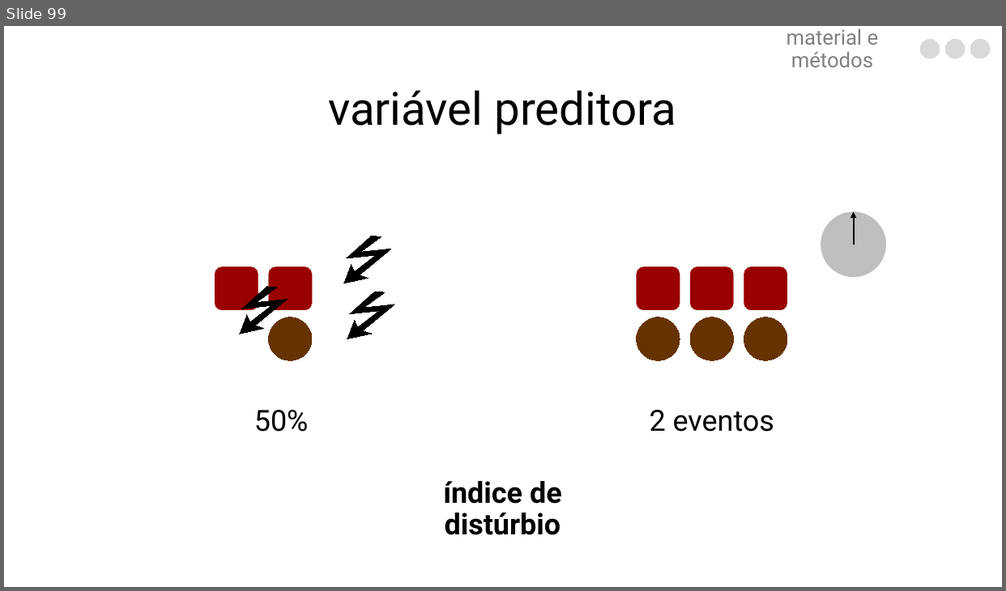
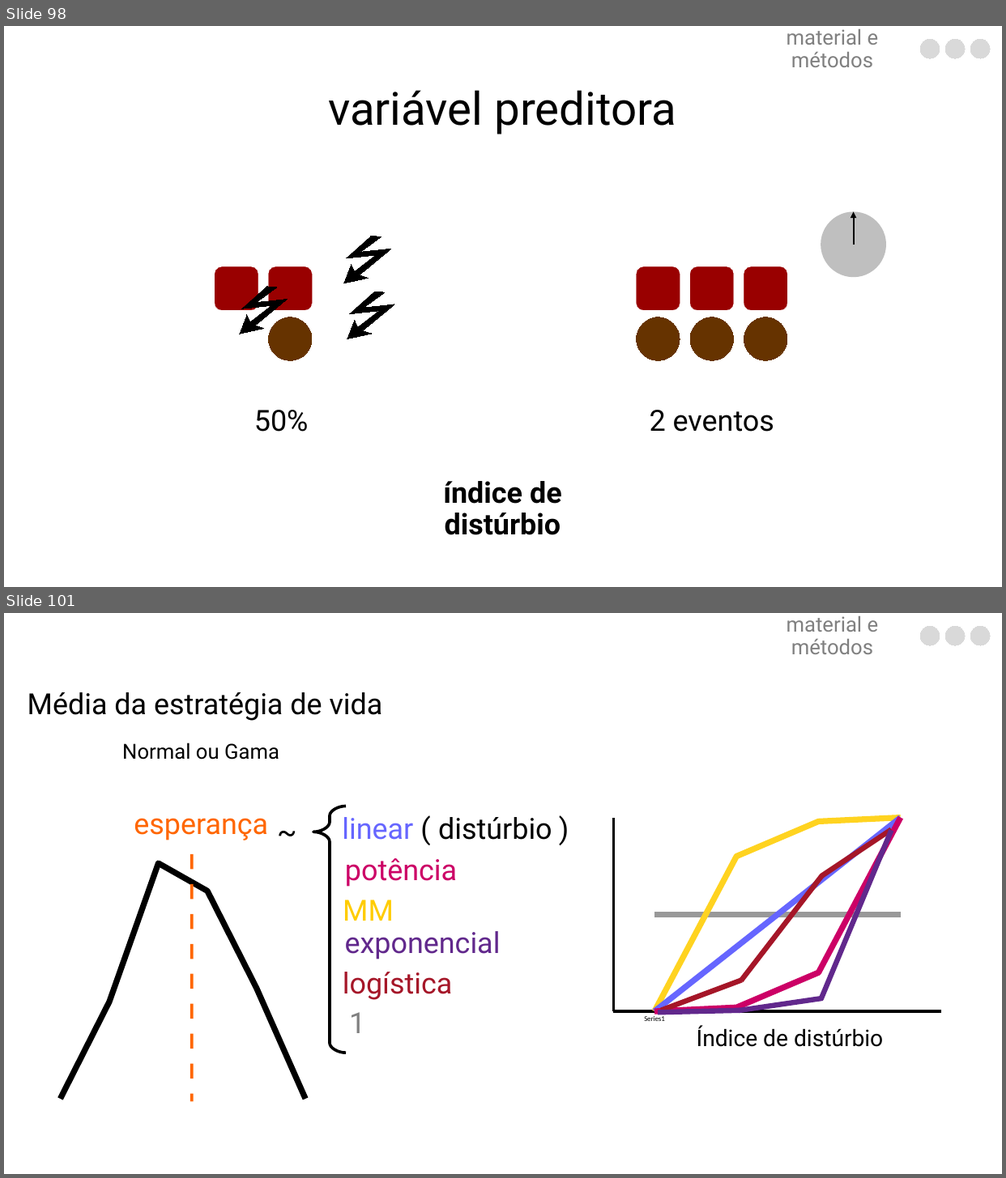
Before and after one commit to luisanovara/dissertacao, a slide deck: DEFESA.pptx. Shown one above the other, each under a label of ours: slide 99 before the commit, slides 98 and 101 after it; the slides between them are not shown. The pictures are 1006x591 and 1006x1178 pixels, drawn with LibreOffice and Linux fonts; fonts in the diff are those of the drawing. Boxes give left, top, right and bottom in pixels: in the first picture for what was removed or moved away, otherwise in the second. Text is boxed around its words. In the diff, an @@ line names an element or a change of style, - is before the commit and + after.

```diff
--- a/DEFESA.pptx
+++ b/DEFESA.pptx
@@ slide 101 added at <box>4,613,1002,1174</box>, background #FFFFFF @@
@@ text added at <box>786,616,879,654</box>, 20 pt, text #808080 @@
+material e métodos
@@ freeform shape added at <box>920,627,940,646</box>, fill #D9D9D9, outline #D9D9D9 0 pt @@
@@ freeform shape added at <box>946,627,965,646</box>, fill #D9D9D9, outline #D9D9D9 0 pt @@
@@ freeform shape added at <box>970,627,990,646</box>, fill #D9D9D9, outline #D9D9D9 0 pt @@
@@ text added at <box>27,692,383,721</box>, 28 pt, text #000000 @@
+Média da estratégia de vida
@@ text added at <box>122,743,279,760</box>, 20 pt, text #000000 @@
+Normal ou Gama
@@ freeform shape added at <box>313,806,345,1053</box>, outline #000000 2.83 pt @@
@@ line chart added at <box>29,815,335,1105</box> @@
+categories: 1, 2, 3, 4, 5, 6
+Series 1: 0, 41, 100, 88, 47, 0
@@ text added at <box>134,818,268,841</box>, 28 pt, text #FF6600 @@
+esperança
@@ text added at <box>255,815,320,862</box>, 28 pt, text #000000 @@
+~
@@ text added at <box>342,817,413,840</box>, 28 pt, text #FFFFFF @@
+linear ( distúrbio )
@@ text added at <box>437,817,552,840</box>, 28 pt, text #000000 @@
+distúrbio
@@ line chart added at <box>607,814,948,1028</box> @@
+categories: , , , 
+Series 1: 50, 50, 50, 50
+Series 2: 0, 80, 98, 100
+Series 3: 0, 33, 67, 100
+Series 4: 0, 2, 20, 100
@@ line added from (820, 1000) to (891, 830), #61288C 5 pt @@
@@ line added from (821, 876) to (891, 829), #A51628 5 pt @@
@@ line added from (192, 854) to (192, 1102), #FF6600 2.83 pt @@
@@ text added at <box>345,858,457,887</box>, 28 pt, text #CC0066 @@
+potência
@@ line added from (741, 982) to (822, 875), #A51628 5 pt @@
@@ text added at <box>343,900,394,921</box>, 28 pt, text #FFCC00 @@
+MM
@@ text added at <box>345,931,501,960</box>, 28 pt, text #61288C @@
+exponencial
@@ text added at <box>343,972,452,1000</box>, 28 pt, text #A51628 @@
+logística
@@ line added from (661, 1011) to (741, 981), #A51628 5 pt @@
@@ line added from (739, 1011) to (823, 999), #61288C 5 pt @@
@@ text added at <box>349,1012,365,1033</box>, 28 pt, text #808080 @@
+1
@@ line added from (658, 1013) to (740, 1011), #61288C 5 pt @@
@@ text added at <box>697,1025,883,1047</box>, 22 pt, text #000000 @@
+Índice de distúrbio
@@ what was slide 99 is now slide 98 @@
```
Also in this commit, not shown: 1 slide changed, 3 other slides added.
